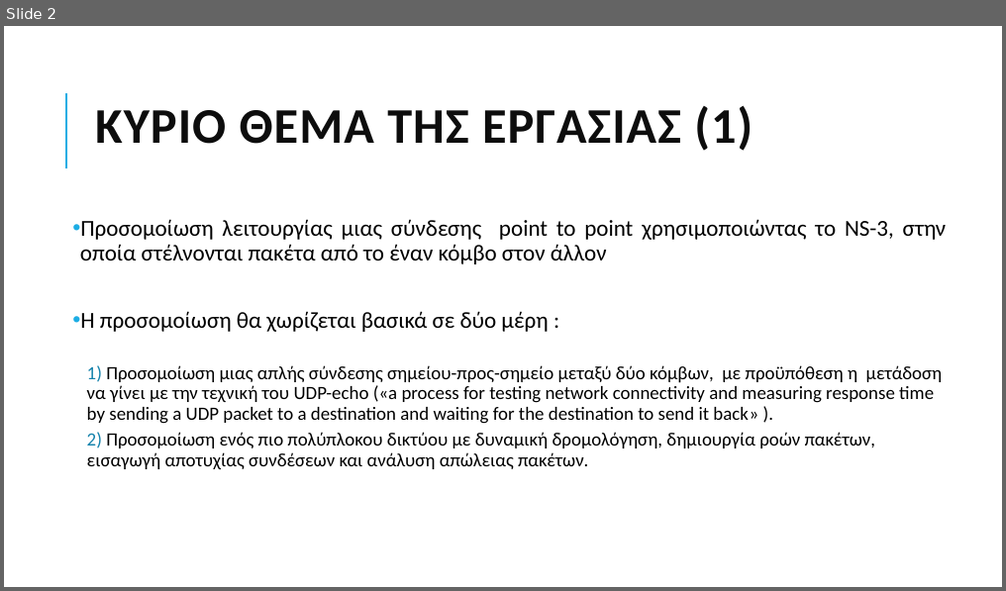
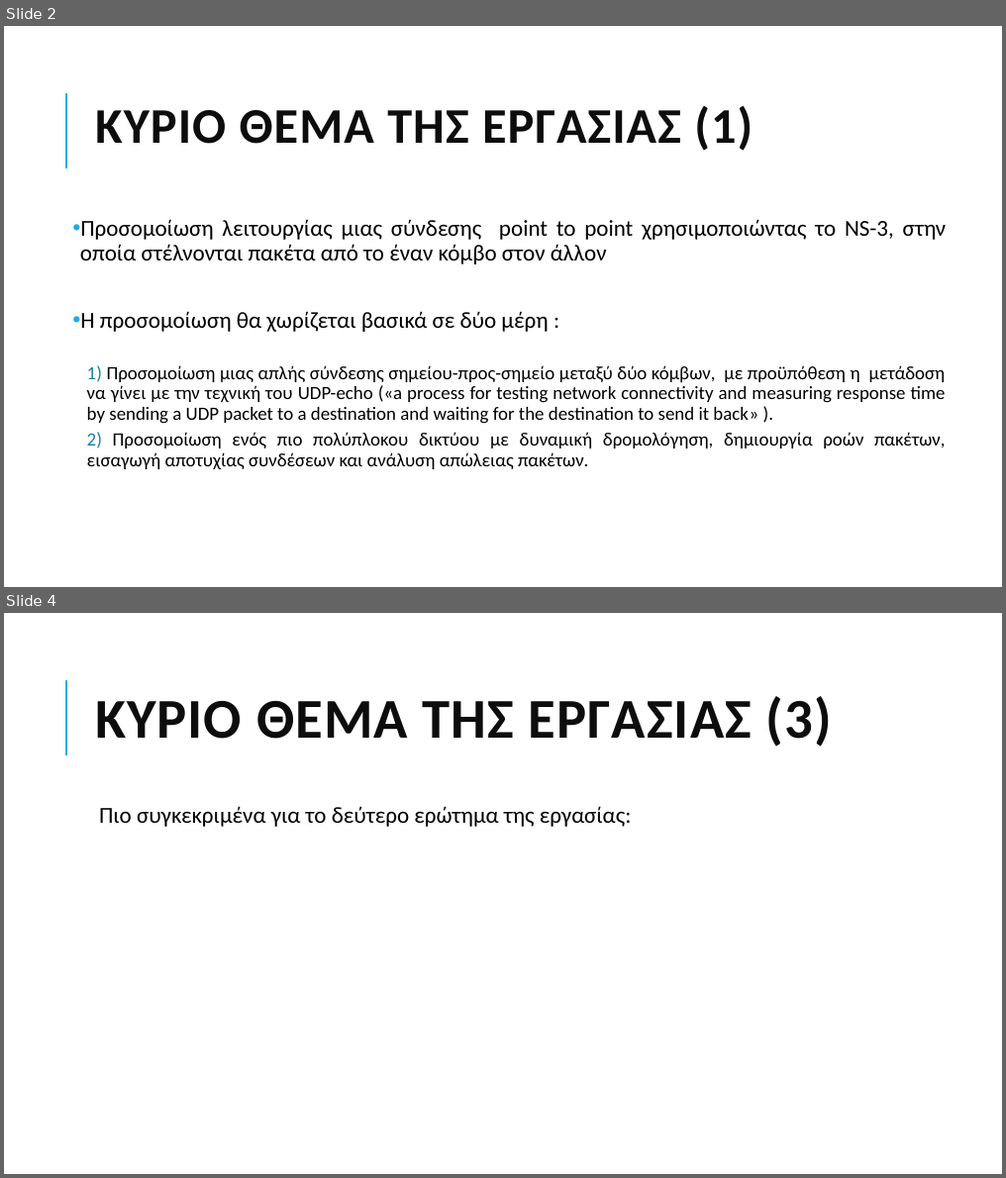
Before and after one commit to grgmyl/Ns3Project, a slide deck: Presentations/Ns-3_presentation_F.pptx. Shown one above the other, each under a label of ours: slide 2 before the commit, slides 2 and 4 after it; the slides between them are not shown. The pictures are 1006x591 and 1006x1178 pixels, drawn with LibreOffice and Linux fonts; fonts in the diff are those of the drawing. Boxes give left, top, right and bottom in pixels: in the first picture for what was removed or moved away, otherwise in the second. Text is boxed around its words. In the diff, an @@ line names an element or a change of style, - is before the commit and + after.

```diff
--- a/Presentations/Ns-3_presentation_F.pptx
+++ b/Presentations/Ns-3_presentation_F.pptx
@@ slide 4 added at bbox=[4, 613, 1002, 1174], background #FFFFFF; not listed: 1 template element that a slide beside it also shows @@
@@ title added at bbox=[95, 696, 832, 747], 54 pt, text #0D0D0D, bold @@
+ΚΥΡΙΟ ΘΕΜΑ ΤΗΣ ΕΡΓΑΣΙΑΣ (3)
@@ text added at bbox=[99, 806, 632, 827], 22 pt, text #000000 @@
+  Πιο συγκεκριμένα για το δεύτερο ερώτημα της εργασίας:
@@ slide 2 changed as well @@
@@ text at bbox=[87, 366, 945, 470]: alignment left to justified @@
```
Also in this commit, not shown: 6 other slides changed, 4 other slides added.
